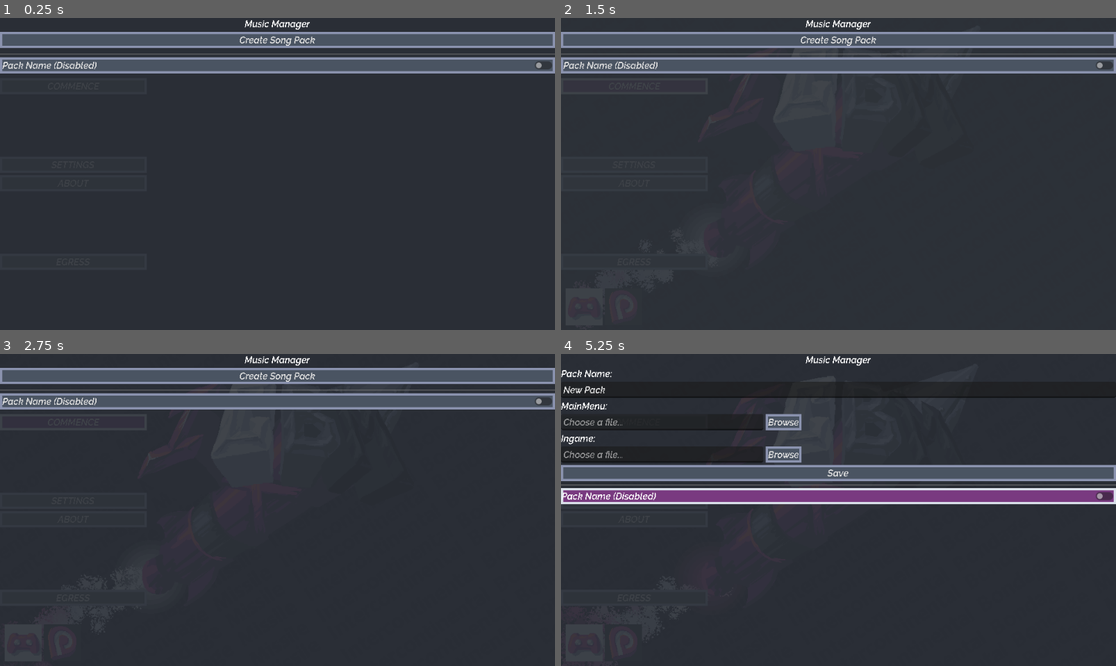
Above: before the commit, frames 1-4 (two rows, left to right).
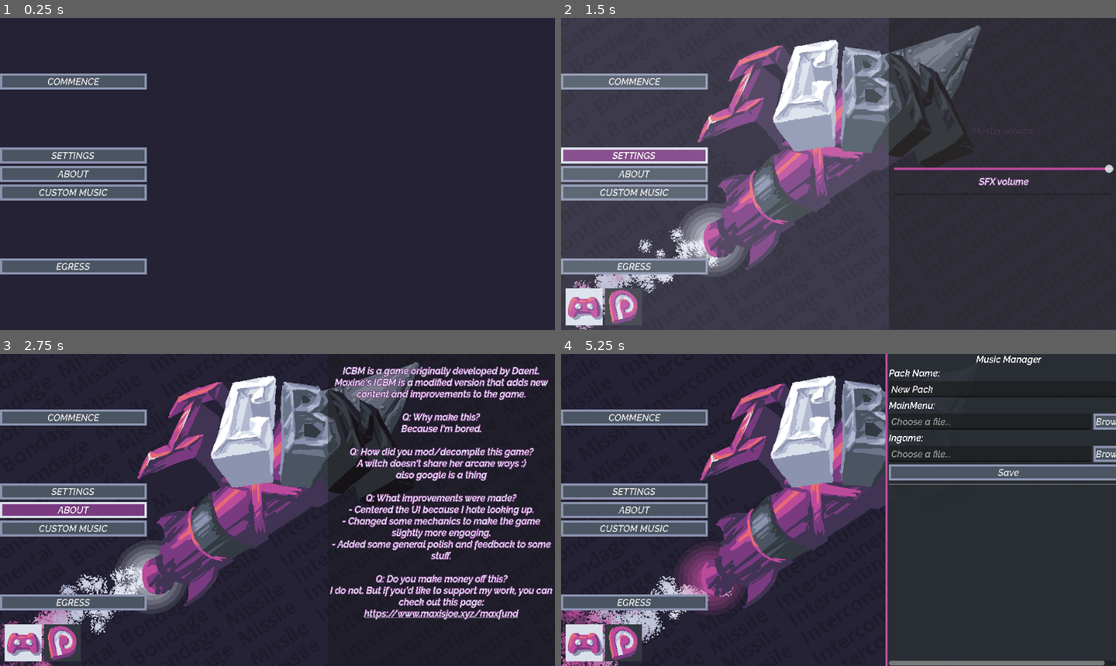
Above: after the commit, the same moments.

Repository: MaxIsJoe/MICBM
Game: Godot game, scene res://ui/title/main_menu.tscn
Two runs of this game, one before a commit and one after it. Both use one fixed random seed, a clock stepped at 60 frames per second and the inputs below. The engine's default icon, where the game draws it, is replaced by a stand-in: a white triangle on a blue panel in a dark square.
Inputs (mouse positions are in pixels of both pictures, inside the frame that each line leads up to):
- Up to frame 1 (0.25 s): no input
- Up to frame 2 (1.5 s): click "COMMENCE" at 0.5 s; click "SETTINGS" at 1.25 s
- Up to frame 3 (2.75 s): click "ABOUT" at 2 s
- Up to frame 4 (5.25 s): click (633, 528) at 2.75 s, where only the run after the commit has a clickable "CUSTOM MUSIC"; click "Create Song Pack" at 3.5 s; click (838, 497) at 4.25 s, where only the run before the commit has a clickable "Pack Name (Disabled)"; tap Enter (ui_accept) at 5 s; move the mouse to (960, 494) at 5.02 s; hold D (move_right) from 5.03 s (still down); hold Space (attack) from 5.03 s (still down); click (960, 494) at 5.17 s

The runs differ from the first frame. In frame 1, 18% of the frame differs, in the area x 0-100%, y 0-83%; in frame 2, 35%; in frame 3, 42%, in the area x 0-100%, y 0-100%; in frame 4, 33%.

Commit message:
ITS PLAYING RGAHHH

Diff:
--- a/project.godot
+++ b/project.godot
@@ -25,6 +25,7 @@
 GlobalSound="*res://singleta/global_sound.gd"
 Viberation="*res://singleta/viberation.gd"
 Music="*res://singleta/Audio/music.tscn"
+OptionsManager="*res://singleta/Options/options.gd"
 
 [display]
 
--- a/singleta/Audio/music.gd
+++ b/singleta/Audio/music.gd
@@ -3,18 +3,21 @@
 
 var song_packs = []
 var current_pack : SongPackData
-var current_song : Dictionary = {}
+var current_song_id_to_play : String = "MainMenu"
+
 
 @onready var audio_stream_player: AudioStreamPlayer = $audio_stream_player
 
+signal on_pack_changed
 
 func _ready():
+	on_pack_changed.connect(_on_song_pack_changed)
 	load_song_packs()
 
 # Add a new song pack
 func add_song_pack(pack_name: String, songs: Dictionary):
 	var new_pack = SongPackData.new()
-	new_pack.PackName = "pack_name"
+	new_pack.PackName = pack_name
 	new_pack.Songs = songs
 	song_packs.append(new_pack)
 	save_song_packs()
@@ -47,6 +50,9 @@
 		pack.PackName = loadedPack
 		pack.Songs = config_file.get_value(loadedPack, "Songs")
 		song_packs.append(pack)
+	if song_packs.size() == 0 || song_packs.any(func(pack): return pack.PackName == "Original OST") == false:
+		add_default_pack()
+		set_current_pack("Original OST")
 	print(song_packs)
 
 # Save the current song packs to a file
@@ -61,10 +67,17 @@
 
 # Set the currently selected song pack by name
 func set_current_pack(pack_name: String):
-	for pack in song_packs:
-		if pack["pack_name"] == pack_name:
+	for pack : SongPackData in song_packs:
+		if pack.PackName == pack_name:
 			current_pack = pack
+			on_pack_changed.emit()
+			OptionsManager.set_songpack_setting(pack_name)
+			print("pack has been set to ", pack_name)
 			return
+	printerr("No pack found.")
+
+func set_current_pack_by_index(index: int):
+	current_pack = song_packs[index]
 
 # Get the list of all song packs
 func get_song_packs() -> Array:
@@ -72,11 +85,11 @@
 
 # Play a song from the currently selected pack by its name
 func play_song(song_name: String):
-	if current_pack and current_pack.has("Songs"):
-		for song in current_pack["Songs"]:
+	if current_pack:
+		for song in current_pack.Songs:
 			if song == song_name:
-				current_song = song
-				_play_song_path(current_pack["Songs"][song])
+				current_song_id_to_play = song
+				_play_song_path(current_pack.Songs[song])
 				return
 	print("Song not found in the current pack.")
 
@@ -87,15 +100,31 @@
 
 # Private function to handle playing a song from its file path
 func _play_song_path(path: String):
-	var stream = audio_stream_player.load(path)
-	if stream:
+	var stream: AudioStream
+	var file_extension = path.get_extension().to_lower()
+	match file_extension:
+		"ogg":
+			stream = AudioStreamOggVorbis.load_from_file(path)
+		"mp3":
+			var file = FileAccess.open(path, FileAccess.READ)
+			var sound = AudioStreamMP3.new()
+			sound.data = file.get_buffer(file.get_length())
+			stream = sound
+		"wav":
+			var file = FileAccess.open(path, FileAccess.READ)
+			var sound = AudioStreamWAV.new()
+			sound.data = file.get_buffer(file.get_length())
+			stream = sound
+		_:
+			print("Unsupported file format: ", file_extension)
+			return
+	if stream != null:
 		audio_stream_player.stream = stream
 		audio_stream_player.play()
 	else:
 		print("Failed to load song at path:", path)
 
-# Utility function to get the current song's BPM
-func get_current_bpm() -> int:
-	if current_song.has("bpm"):
-		return current_song["bpm"]
-	return -1
+
+func _on_song_pack_changed():
+	audio_stream_player.stop()
+	play_song(current_song_id_to_play)
--- /dev/null
+++ b/singleta/Options/options.gd
@@ -0,0 +1,56 @@
+class_name Options
+extends Node
+
+var options = {
+    "master_volume": 1,
+    "music_volume": 0.5,
+    "sound_volume": 1,
+    "fullscreen": false,
+    "last_song_pack": "Original OST",
+}
+
+var save_path = "user://options.ini"
+
+func _ready():
+    if _options_save_file_exists() == false:
+        _save_options()
+    _load_options()
+
+func _save_options():
+    var config = ConfigFile.new()
+    for option in options:
+        config.set_value(option, "value", options[option])
+    config.save(save_path)
+
+func _load_options():
+    var config = ConfigFile.new()
+    var error = config.load(save_path)
+    if error == OK:
+        for option in options:
+            if config.has_section_key(option, "value"):
+                options[option] = config.get_value(option, "value")
+    else:
+        print("Error loading options: ", error)
+
+func _options_save_file_exists() -> bool:
+    return FileAccess.file_exists(save_path)
+
+func set_music_volume_setting(value: float):
+    options["music_volume"] = value
+    _save_options()
+
+func set_master_volume_setting(value: float):
+    options["master_volume"] = value
+    _save_options()
+
+func set_sound_volume_setting(value: float):
+    options["sound_volume"] = value
+    _save_options()
+
+func set_fullscreen_setting(value: bool):
+    options["fullscreen"] = value
+    _save_options()
+
+func set_songpack_setting(value: String):
+    options["last_song_pack"] = value
+    _save_options()
--- a/ui/Modding/Audio/music_mod_screen.gd
+++ b/ui/Modding/Audio/music_mod_screen.gd
@@ -13,18 +13,22 @@
 	generate_pack_options()
 
 func generate_pack_options():
-	for pack in Music.song_packs:
+	for i in range(len(Music.song_packs)):
+		var pack = Music.song_packs[i]
 		var pack_button : CheckButton = CheckButton.new()
 		pack_button.text = pack.PackName
+		pack_button.name = str(i)  # Store the index as the name for reference
+		if pack_button.text == OptionsManager.options["last_song_pack"]:
+			pack_button.button_pressed = true
+		pack_button.connect("toggled", Callable(self, "_on_pack_toggled").bind(pack.PackName, pack_button))  # Bind the index and button itself
 		pack_list.add_child(pack_button)
 
+
 func generate_pack_creator_fields():
-	# Clear any existing children (in case the function is called multiple times)
 	var newPack = SongPackData.new()
 	for child in create_songpack_ui.get_children():
 		child.queue_free()
 
-	# Create a label and LineEdit for the PackName
 	var pack_name_label : Label = Label.new()
 	pack_name_label.text = "Pack Name:"
 	create_songpack_ui.add_child(pack_name_label)
@@ -36,16 +40,13 @@
 
 	song_inputs["PackNameInput"] = pack_name_input
 
-	# Create input fields for each song in the Songs dictionary
 	for song_name in newPack.Songs.keys():
-		# Create an HBoxContainer to place the LineEdit and File Picker button horizontally
 		var song_hbox = HBoxContainer.new()
 
 		var song_label = Label.new()
 		song_label.text = song_name + ":"
 		create_songpack_ui.add_child(song_label)
 
-		# LineEdit for song path
 		var song_input = LineEdit.new()
 		song_input.custom_minimum_size = Vector2(350, 10)
 		song_input.text = ""
@@ -54,22 +55,26 @@
 		song_hbox.add_child(song_input)
 		song_inputs[song_name] = song_input
 
-		# Button to trigger file picker
 		var file_picker_button = Button.new()
 		file_picker_button.text = "Browse"
 		file_picker_button.name = song_name + "_FilePicker"
 		file_picker_button.connect("pressed", Callable(self, "_on_browse_button_pressed").bind(song_name, song_input))
 		song_hbox.add_child(file_picker_button)
 
-		# Add the HBoxContainer to the UI
 		create_songpack_ui.add_child(song_hbox)
 
 	create_songpack.hide()
 	var save_button = Button.new()
 	save_button.text = "Save"
 	save_button.name = "SaveButton"
-	save_button.connect("pressed", Callable(self, "_on_save_button_pressed"))  # Save functionality to be added later
+	save_button.connect("pressed", Callable(self, "_on_save_button_pressed"))
 	create_songpack_ui.add_child(save_button)
+
+
+func disable_other_toggles(active_button: CheckButton) -> void:
+	for child in pack_list.get_children():
+		if child != active_button and child is CheckButton:
+			child.button_pressed = false
 
 func _on_create_songpack_button_down() -> void:
 	generate_pack_creator_fields()
@@ -97,8 +102,7 @@
 	Music.song_packs.append(new_song_pack)
 	Music.save_song_packs()
 
-
-func _on_check_button_toggled(toggled_on: bool) -> void:
-	if toggled_on == true:
-		for button in pack_list.get_children():
-			button.button_pressed = false
+func _on_pack_toggled(pressed: bool, pack_name: String, button: CheckButton) -> void:
+	if pressed:
+		Music.set_current_pack(pack_name)
+		disable_other_toggles(button)
--- a/ui/Modding/Audio/music_mod_screen.tscn
+++ b/ui/Modding/Audio/music_mod_screen.tscn
@@ -52,20 +52,14 @@
 [node name="pack_list" type="VBoxContainer" parent="panel/scroll_container/v_box_container"]
 layout_mode = 2
 
-[node name="check_button" type="CheckButton" parent="panel/scroll_container/v_box_container/pack_list"]
-layout_mode = 2
-size_flags_horizontal = 3
-text = "Pack Name (Disabled)"
-
 [node name="file_dialog" type="FileDialog" parent="."]
 title = "Open a File"
 initial_position = 2
 size = Vector2i(600, 600)
-ok_button_text = "Select"
+ok_button_text = "Open"
 file_mode = 0
 access = 2
 filters = PackedStringArray("mp3")
 
 [connection signal="button_down" from="panel/scroll_container/v_box_container/create_songpack" to="." method="_on_create_songpack_button_down"]
-[connection signal="toggled" from="panel/scroll_container/v_box_container/pack_list/check_button" to="." method="_on_check_button_toggled"]
 [connection signal="file_selected" from="file_dialog" to="." method="_on_file_dialog_file_selected"]
--- a/ui/options.tscn
+++ b/ui/options.tscn
@@ -1,6 +1,6 @@
 [gd_scene load_steps=3 format=3 uid="uid://ccrgoofit65y2"]
 
-[ext_resource type="Script" path="res://ui/options.gd" id="1"]
+[ext_resource type="Script" path="res://ui/optionsscreen.gd" id="1_q4ryk"]
 [ext_resource type="Script" path="res://pieces/centred_label.gd" id="2"]
 
 [node name="options" type="Control"]
@@ -10,7 +10,7 @@
 anchor_bottom = 1.0
 grow_horizontal = 2
 grow_vertical = 2
-script = ExtResource("1")
+script = ExtResource("1_q4ryk")
 
 [node name="list" type="VBoxContainer" parent="."]
 layout_mode = 1
--- a/ui/options.gd
+++ b/ui/optionsscreen.gd
@@ -1,3 +1,4 @@
+class_name OptionsScreen
 extends Control
 
 
@@ -6,23 +7,27 @@
 
 
 func set_element_values():
-	%master_slider.value = db_to_linear( AudioServer.get_bus_volume_db(0) )
-	%music_slider.value = db_to_linear( AudioServer.get_bus_volume_db(1) )
-	%sfx_slider.value = db_to_linear( AudioServer.get_bus_volume_db(2) )
+	%master_slider.value = db_to_linear( OptionsManager.options["master_volume"] )
+	%music_slider.value = db_to_linear( OptionsManager.options["music_volume"] )
+	%sfx_slider.value = db_to_linear( OptionsManager.options["sound_volume"] )
 	%fullscreen_button.button_pressed = (DisplayServer.window_get_mode() == DisplayServer.WINDOW_MODE_FULLSCREEN or DisplayServer.window_get_mode() == DisplayServer.WINDOW_MODE_EXCLUSIVE_FULLSCREEN)
 
 
 func _on_master_slider_value_changed(value: float) -> void:
 	AudioServer.set_bus_volume_db( 0, linear_to_db(value) )
+	OptionsManager.set_master_volume_setting(value)
 
 func _on_music_slider_value_changed(value: float) -> void:
 	AudioServer.set_bus_volume_db( 1, linear_to_db(value) )
+	OptionsManager.set_music_volume_setting(value)
 
 func _on_sfx_slider_value_changed(value: float) -> void:
 	AudioServer.set_bus_volume_db( 2, linear_to_db(value) )
+	OptionsManager.set_sound_volume_setting(value)
 
 func _on_fullscreen_button_toggled(toggled_on: bool) -> void:
 	if toggled_on:
 		DisplayServer.window_set_mode(DisplayServer.WINDOW_MODE_FULLSCREEN)
 	else:
 		DisplayServer.window_set_mode(DisplayServer.WINDOW_MODE_MAXIMIZED)
+	OptionsManager.set_fullscreen_setting(toggled_on)
--- a/ui/title/main_menu.gd
+++ b/ui/title/main_menu.gd
@@ -8,6 +8,7 @@
 @export var page_options: Control = null
 @export var page_about: Control = null
 @export var page_play: Control = null
+@export var page_music: Control = null
 
 @onready var background_tile: TextureRect = $"background-tile"
 
@@ -50,6 +51,7 @@
 	page_about.hide()
 	page_options.hide()
 	page_play.hide()
+	page_music.hide()
 	page_to_show.show()
 	if pages_holder.position != original_pages_holder_pos:
 		pages_holder.show()
@@ -83,3 +85,7 @@
 	var original = child.self_modulate
 	child.self_modulate = Color(0, 0, 0, 0)
 	tween.tween_property(child, "self_modulate", original, 0.15).set_trans(Tween.TRANS_SINE).set_ease(Tween.EASE_IN_OUT)
+
+
+func _on_custom_music_button_down() -> void:
+	show_page_section(page_music)
--- a/ui/title/main_menu.tscn
+++ b/ui/title/main_menu.tscn
@@ -271,7 +271,7 @@
 "shake": SubResource("5")
 }
 
-[node name="main_menu" type="Control" node_paths=PackedStringArray("pages_holder", "page_options", "page_about", "page_play")]
+[node name="main_menu" type="Control" node_paths=PackedStringArray("pages_holder", "page_options", "page_about", "page_play", "page_music")]
 layout_mode = 3
 anchors_preset = 15
 anchor_right = 1.0
@@ -286,6 +286,7 @@
 page_options = NodePath("Pages/options")
 page_about = NodePath("Pages/about")
 page_play = NodePath("Pages/play_page")
+page_music = NodePath("Pages/MusicModScreen")
 
 [node name="background-tile" type="TextureRect" parent="."]
 visible = false
@@ -417,6 +418,10 @@
 layout_mode = 2
 text = "ABOUT"
 
+[node name="custom_music" type="Button" parent="buttons"]
+layout_mode = 2
+text = "CUSTOM MUSIC"
+
 [node name="quit" type="Button" parent="buttons"]
 layout_mode = 2
 size_flags_vertical = 6
@@ -534,10 +539,12 @@
 visible = false
 layout_mode = 1
 
-[node name="MusicModScreen" parent="." instance=ExtResource("20_y41fl")]
+[node name="MusicModScreen" parent="Pages" instance=ExtResource("20_y41fl")]
+visible = false
 layout_mode = 1
 
 [connection signal="pressed" from="buttons/play" to="." method="_on_play_pressed"]
 [connection signal="button_down" from="buttons/settings" to="." method="_on_settings_button_down"]
 [connection signal="button_down" from="buttons/about" to="." method="_on_about_button_down"]
+[connection signal="button_down" from="buttons/custom_music" to="." method="_on_custom_music_button_down"]
 [connection signal="pressed" from="buttons/quit" to="." method="_on_quit_pressed"]
